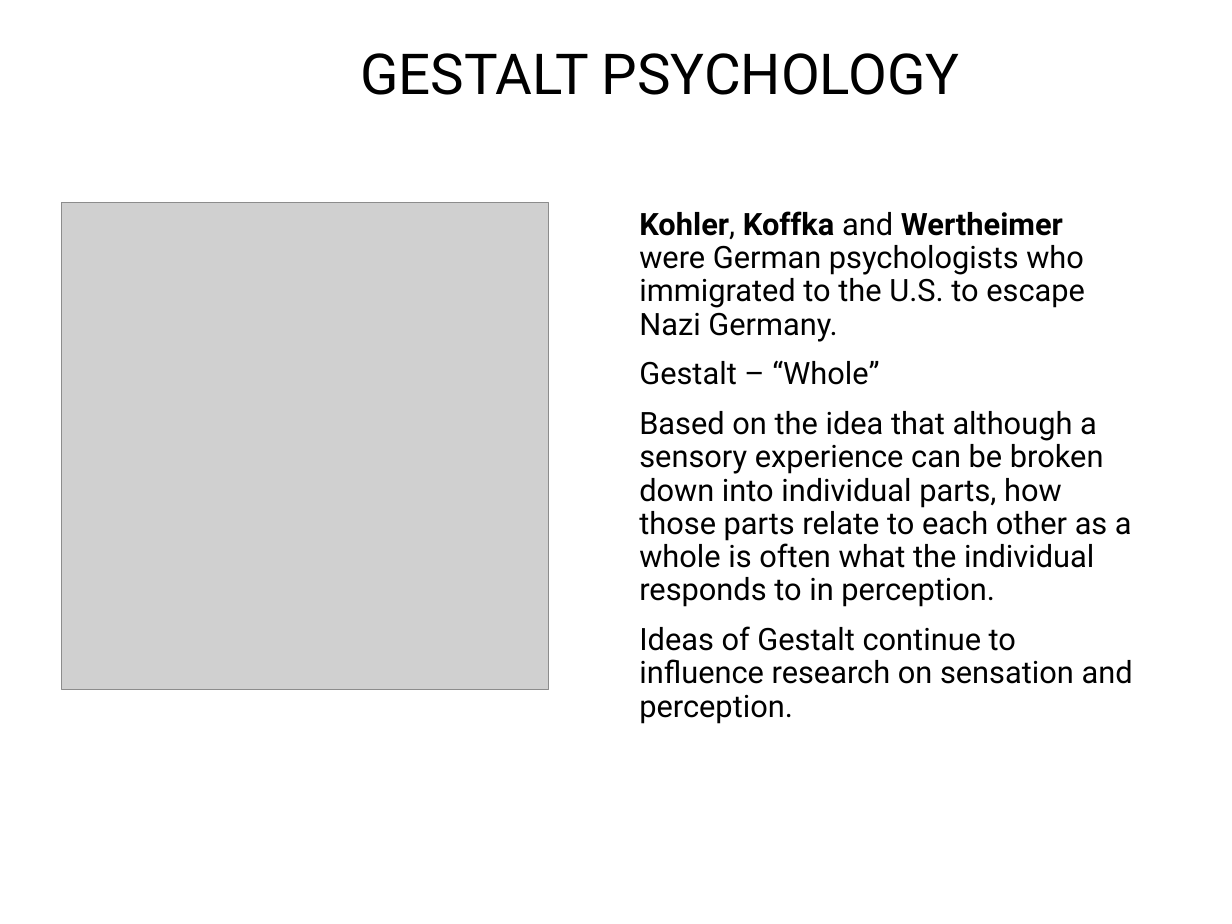
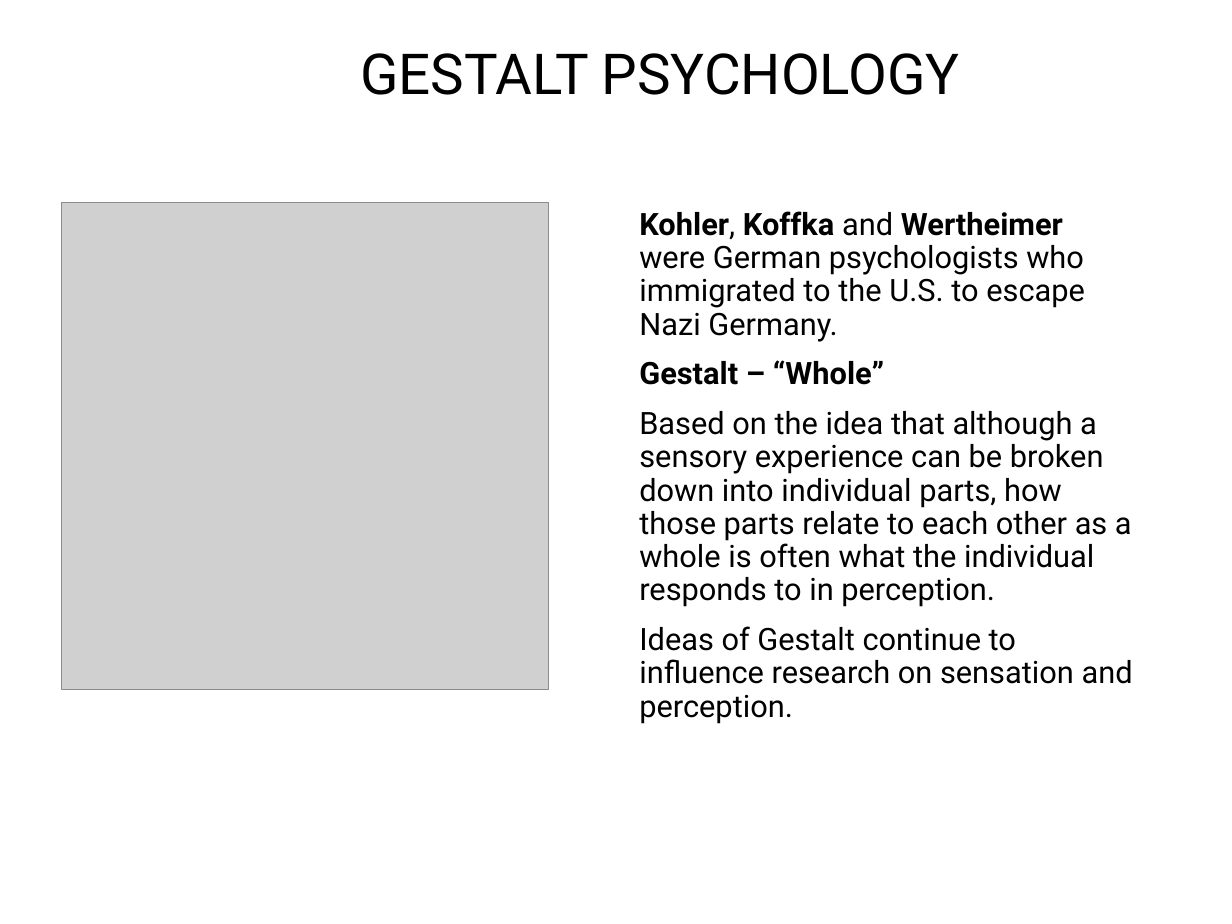
Before and after one commit to npm27/Teaching-Materials, a slide deck: slide 7 of Gen Psych II/Slides/1 History of Psych.pptx. Drawn at 1232x924 pixels with LibreOffice and Linux fonts; fonts in the diff are those of the drawing; grey boxes stand for pictures. Boxes give left, top, right and bottom in pixels: in the first picture for what was removed or moved away, otherwise in the second. Text is boxed around its words. In the diff, an @@ line names an element or a change of style, - is before the commit and + after.

```diff
--- a/Gen Psych II/Slides/1 History of Psych.pptx
+++ b/Gen Psych II/Slides/1 History of Psych.pptx
@@ text at (639,360,884,385): bold on in "Gestalt – “Whole”" @@
```
Also in this commit, not shown: 4 other slides changed.
